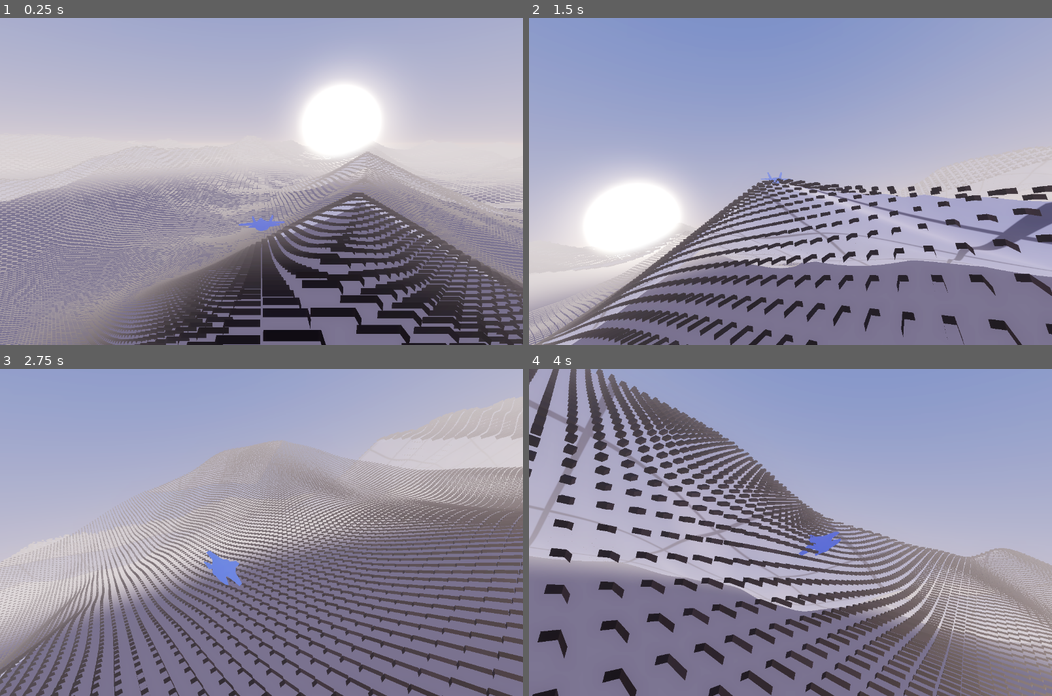
Above: before the commit, frames 1-4 (two rows, left to right).
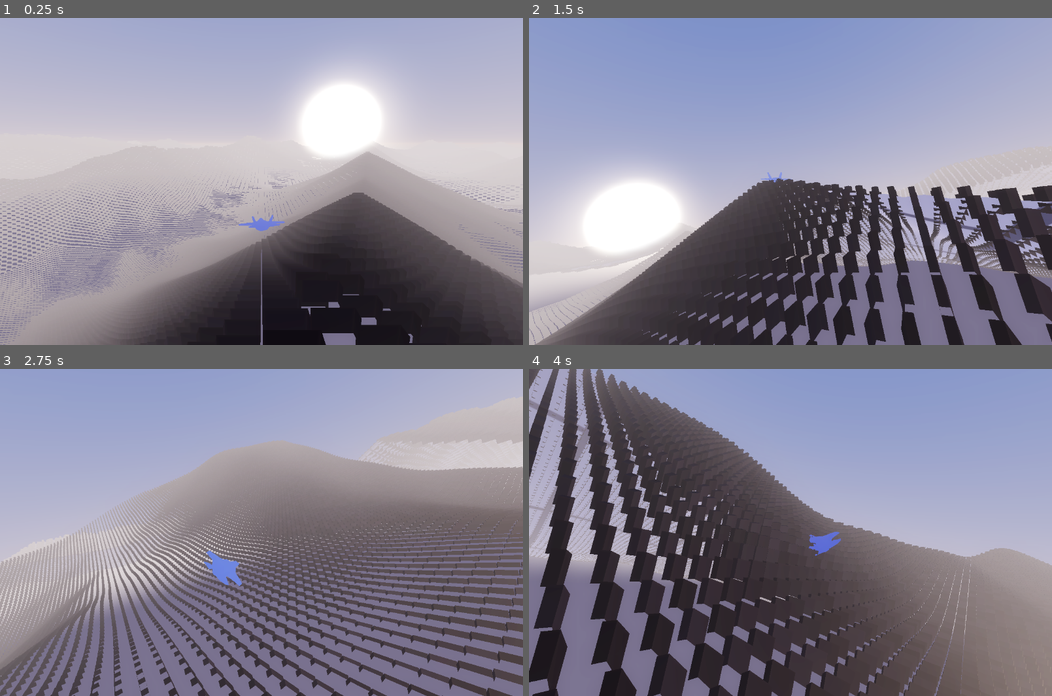
Above: after the commit, the same moments.

Repository: gallak87/tech9
Game: Godot game, scene res://scenes/Main.tscn
Same seed, same stepped clock (60 frames per second), same inputs: the game is played once before the commit and once after it.
Inputs (mouse positions are in pixels of both pictures, inside the frame that each line leads up to):
- Up to frame 1 (0.25 s): no input
- Up to frame 2 (1.5 s): tap Enter at 0.5 s; move the mouse to (905, 165) at 0.52 s; hold D (steer_right) 0.53-1.25 s; hold Shift (boost) 0.53-1.25 s; click (905, 165) at 0.67 s; tap Space at 0.77 s; drag from (685, 197) to (764, 246) at 1.27 s
- Up to frame 3 (2.75 s): move the mouse to (313, 460) at 2.02 s; hold D (steer_right) from 2.03 s (still down); tap C at 2.1 s
- Up to frame 4 (4 s): release D (steer_right) at 2.75 s; drag from (764, 597) to (633, 483) at 2.77 s; move the mouse to (947, 581) at 3.52 s; hold A (steer_left) from 3.53 s (still down); tap F at 3.6 s; tap Space at 3.77 s

The runs differ from the first frame. In frame 1, 16% of the frame differs, in the area x 0-100%, y 41-100%; in frame 2, 19%; in frame 3, 15%; in frame 4, 31%, in the area x 0-100%, y 0-100%.

Commit message:
dg: size the block skirt per-block so it always reaches the substrate
The see-through — far slopes visible under the near tiles — was the skirt
stopping short. Blocks bottom out at h(centre) - block_depth, but the substrate
is min(4 centres) - drop, which on a slope is a full inter-centre step lower,
so a horizontal slot opened between them.

Derive the depth per block from the gradient already in hand. The block stops
short of the cell corner and the floor between is bilinear, so it only falls
(1 + fill)/2 of the step at the block's edge — using the full step made skirts
~1.4x too deep in X and ~2x in Z and buried the bright substrate.

Leaves tiles reading boxy on steep slopes; that is inherent to a voxel
staircase and noted in the roadmap as an art call.

Diff:
--- a/games/duneglide/scripts/TerrainField.gd
+++ b/games/duneglide/scripts/TerrainField.gd
@@ -50,7 +50,7 @@
 		var size: float = chunk_n * pitch
 		var block_mesh := BlockChunkMesh.build(chunk_n, pitch, fill_x, fill_z)
 		var sub_mesh := SubstrateMesh.build(chunk_n, pitch)
-		var bmat := _block_mat(pow(2.0, l))
+		var bmat := _block_mat(pow(2.0, l), pitch)
 		var smat := _substrate_mat(pitch)
 
 		var nodes: Array = []
@@ -70,11 +70,17 @@
 	_relocate(true)
 
 
-func _block_mat(lod_scale: float) -> ShaderMaterial:
+func _block_mat(lod_scale: float, pitch: float) -> ShaderMaterial:
 	var m := ShaderMaterial.new()
 	m.shader = load("res://shaders/block_terrain.gdshader")
 	m.set_shader_parameter("lod_scale", lod_scale)
 	m.set_shader_parameter("block_depth", block_depth)
+	# The skirt sizes itself against the substrate, so it needs both of these.
+	# Keep substrate_drop in sync with _substrate_mat() or holes reopen.
+	m.set_shader_parameter("pitch", pitch)
+	m.set_shader_parameter("substrate_drop", substrate_drop)
+	m.set_shader_parameter("fill_x", fill_x)
+	m.set_shader_parameter("fill_z", fill_z)
 	return m
 
 
@@ -117,6 +123,10 @@
 		# Every chunk in a ring shares one Mesh resource — assign the same one.
 		for c in r["nodes"]:
 			c["b"].mesh = m
+			# The skirt sizes itself off the footprint, so the shader has to hear
+			# about the change too or it under-runs the floor and reopens holes.
+			c["b"].material_override.set_shader_parameter("fill_x", fill_x)
+			c["b"].material_override.set_shader_parameter("fill_z", fill_z)
 
 
 func _process(delta: float) -> void:
--- a/games/duneglide/shaders/block_terrain.gdshader
+++ b/games/duneglide/shaders/block_terrain.gdshader
@@ -6,7 +6,22 @@
 group_uniforms Geometry;
 // 1, 2, 4 — one material instance per LOD ring, so the skirt scales with pitch.
 uniform float lod_scale = 1.0;
+// MINIMUM skirt depth, used on flat ground. The actual depth is per-block and
+// can be much larger on a slope — see vertex().
 uniform float block_depth = 3.2;
+// Must match this ring's pitch and the substrate's drop, or the skirt stops
+// short of the floor and opens a see-through slot.
+uniform float pitch = 1.0;
+uniform float substrate_drop = 0.14;
+// Block footprint as a fraction of pitch — must match TerrainField's fill_x /
+// fill_z. The skirt needs less depth than the full inter-centre step because the
+// block does not reach the cell corner; see vertex().
+uniform float fill_x = 0.94;
+uniform float fill_z = 0.30;
+// Slack on the linear step estimate below, to absorb curvature between block
+// centres. Cheaper than sampling the neighbours for real. The estimate is exact
+// on linear terrain, so this only has to cover curvature — keep it near 1.
+uniform float skirt_margin = 1.1;
 
 group_uniforms Look;
 // PHASE 3 VALUE INVERSION. These blocks used to be the LIGHT surface and the
@@ -48,9 +63,28 @@
 	vec3 hd = terrain_hd(centre_world);
 	float is_top = COLOR.b;
 
+	// Skirt depth is PER-BLOCK, not constant. The substrate under this block sits
+	// at (min of the surrounding block centres) - substrate_drop, so on a slope
+	// it is a full inter-centre step below this block's own top. A constant
+	// block_depth cannot serve both cases: at 0.22 the skirt stopped short on
+	// slopes and left a horizontal slot you could see the far side of the dune
+	// through, and at 1.0 (deep enough for the worst slope) flat ground grew tall
+	// vertical fins instead of the reference's flat tiles.
+	//
+	// hd.yz is the gradient we already have. The substrate vert at a cell corner
+	// is a full inter-centre step below this centre, but the block stops short of
+	// that corner, and the floor between is a bilinear interpolation — so at the
+	// block's own edge the floor has only fallen (1 + fill)/2 of that step. Using
+	// the full step instead made skirts ~1.4x too deep in X and ~2x in Z, which
+	// buried the bright substrate and undid the Phase 3a value inversion.
+	float ax = (1.0 + fill_x) * 0.5;
+	float az = (1.0 + fill_z) * 0.5;
+	float step_down = (abs(hd.y) * ax + abs(hd.z) * az) * pitch * skirt_margin;
+	float depth = max(block_depth * lod_scale, step_down + substrate_drop + 0.02);
+
 	// VERTEX.y is baked 0 (bottom) or 1 (top), so the top face lands exactly
-	// on h and the skirt hangs a constant depth below it.
-	VERTEX.y = hd.x + (VERTEX.y - 1.0) * block_depth * lod_scale;
+	// on h and the skirt hangs below it.
+	VERTEX.y = hd.x - (1.0 - VERTEX.y) * depth;
 
 	// Tops adopt the analytic surface normal so the dune reads as a continuous
 	// form under lighting; sides keep their baked face normals.
Not shown, changed: games/duneglide/ROADMAP.md
